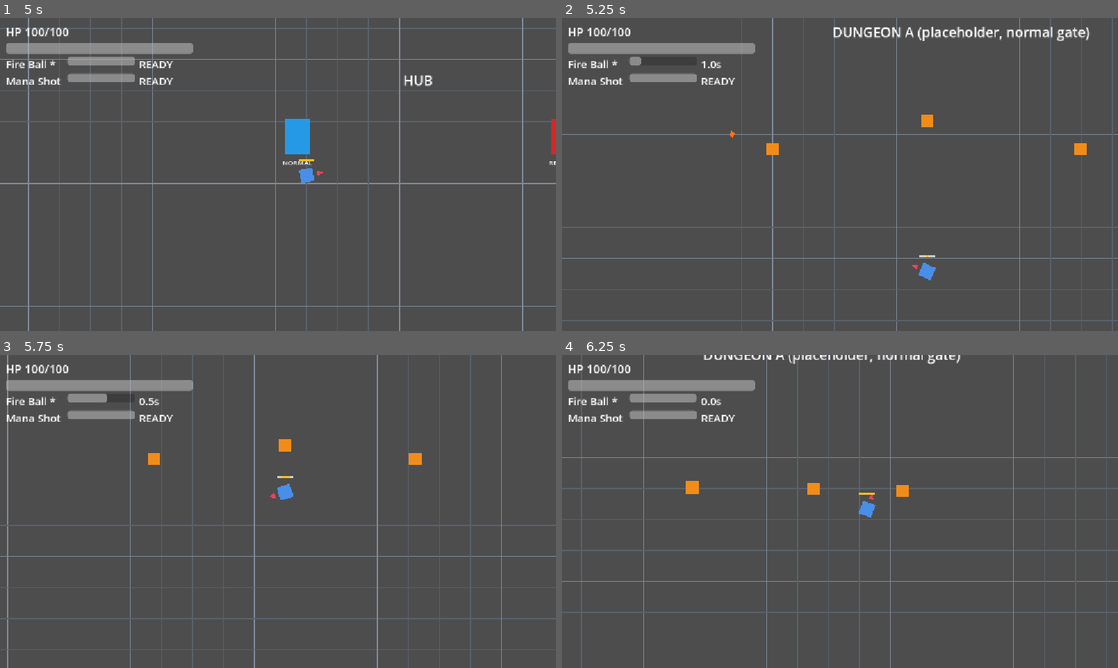
Above: before the commit, frames 1-4 (two rows, left to right).
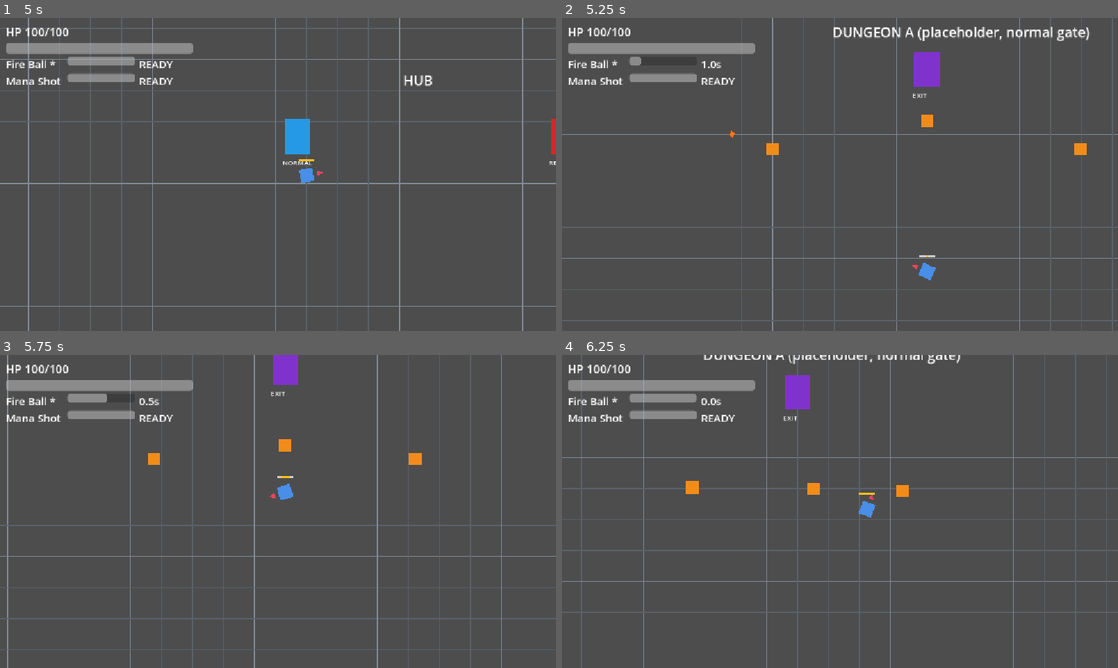
Above: after the commit, the same moments.

Repository: BestestGameStudio/gangU
Game: Godot game, scene res://scenes/main.tscn
Two runs of this game, one before a commit and one after it. Both use one fixed random seed, a clock stepped at 60 frames per second and the inputs below.
Inputs (mouse positions are in pixels of both pictures, inside the frame that each line leads up to):
- Up to frame 1 (5 s): move the mouse to (250, 237) at 0.52 s; hold Space (cast) 0.53-1.28 s; hold W (move_up) 0.53-2.03 s; move the mouse to (444, 221) at 1.27 s; tap Space (cast) at 1.35, 2.85, 4.35 s; move the mouse to (111, 127) at 2.02 s; hold Space (cast) 2.03-2.78 s; hold A (move_left) 2.03-3.53 s; move the mouse to (305, 174) at 2.77 s; move the mouse to (194, 96) at 3.52 s; hold S (move_down) 3.53-4.28 s; hold Space (cast) 3.53-4.28 s; move the mouse to (400, 158) at 4.27 s; hold D (move_right) from 4.28 s (still down)
- Up to frame 2 (5.25 s): move the mouse to (728, 190) at 5.02 s; release D (move_right) at 5.03 s; hold W (move_up) from 5.03 s (still down); hold Space (cast) from 5.03 s (still down)
- Up to frame 3 (5.75 s): keep holding W (move_up); keep holding Space (cast)
- Up to frame 4 (6.25 s): move the mouse to (895, 442) at 5.77 s; release W (move_up) at 5.78 s; release Space (cast) at 5.78 s; hold D (move_right) from 5.78 s (still down); tap Space (cast) at 5.85 s

Frame 1 is identical in both runs. In frame 2, 0.6% of the frame differs, in the area x 63-68%, y 10-26%; in frame 3, 0.5%; in frame 4, 0.5%.

Commit message:
Implement exit portal mounting in DungeonA
Added functionality to mount an exit portal in DungeonA.

Diff:
--- a/scripts/main.gd
+++ b/scripts/main.gd
@@ -54,6 +54,7 @@
 		p.global_position = spawn.global_position
 	_mount_demo_enemies(current_area)
 	_mount_objective(current_area)
+	_mount_exit_portal(current_area)
 
 ## #34 demo config: three enemies, upper half of the room, far from the
 ## entrance spawn (576,560). Children of the area so a gate swap frees them.
@@ -85,3 +86,21 @@
 
 func _on_objective_completed(dungeon_id: StringName) -> void:
 	print("objective completed: ", dungeon_id)
+
+## #9 production exit portal: normal-gate DungeonA mounts it UNLOCKED (retreat
+## anytime, objective not required). Returns to the hub in the SAME run via a
+## deferred swap - the shared Player is repositioned, never recreated, so
+## spells and current HP are retained. Red-gate DungeonB gets none yet: the
+## red lock-in rule is proven by the labeled fixture regression in
+## scripts/test9_exit_flow.gd (no red dungeon config exists in the demo loop).
+func _mount_exit_portal(area: Node) -> void:
+	if area.name != "DungeonA":
+		return
+	var portal: ExitPortal = preload("res://scenes/exit_portal.tscn").instantiate()
+	portal.name = "ExitPortal"
+	portal.position = Vector2(576, 120)
+	portal.entered.connect(_on_exit_portal_entered)
+	area.add_child(portal)
+
+func _on_exit_portal_entered(_portal: ExitPortal) -> void:
+	_load_hub.call_deferred()
